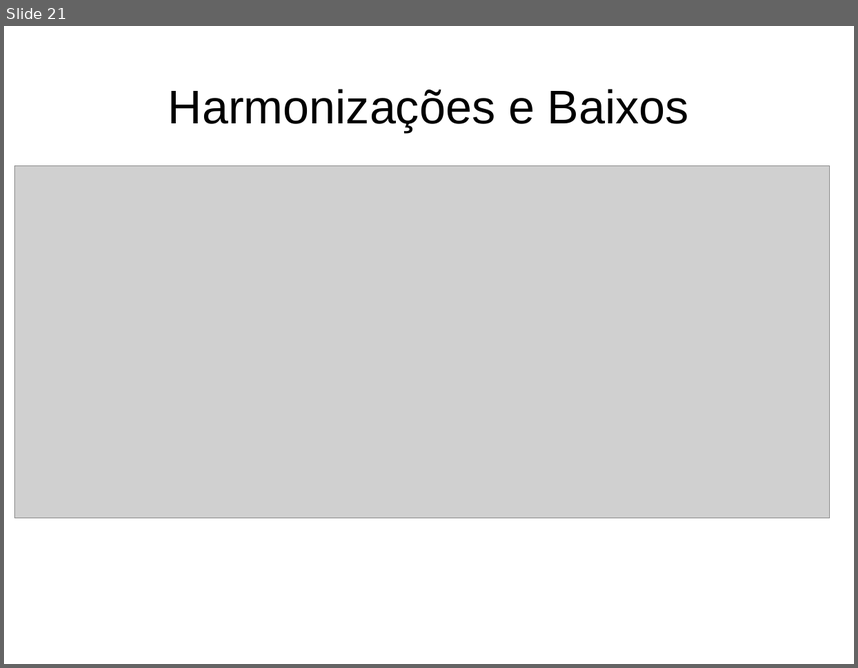
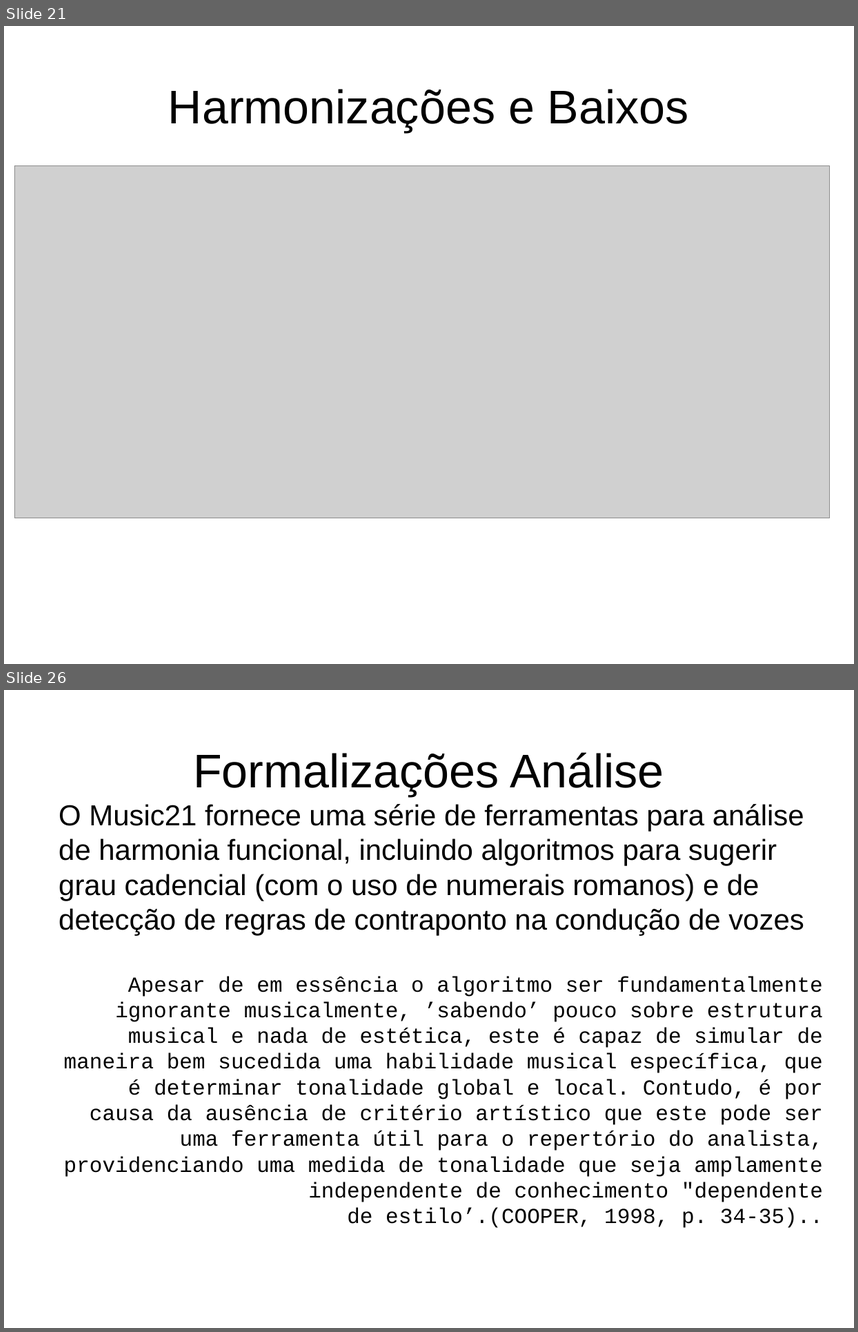
Before and after one commit to glerm/luteria, a slide deck: slides/banca.odp. Shown one above the other, each under a label of ours: slide 21 before the commit, slides 21 and 26 after it; the slides between them are not shown. The pictures are 858x668 and 858x1332 pixels, drawn with LibreOffice and Linux fonts; fonts in the diff are those of the drawing; grey boxes stand for pictures. Boxes give left, top, right and bottom in pixels: in the first picture for what was removed or moved away, otherwise in the second. Text is boxed around its words. In the diff, an @@ line names an element or a change of style, - is before the commit and + after.

```diff
--- a/slides/banca.odp
+++ b/slides/banca.odp
@@ slide 26 added at (4,690,854,1328), background #FFFFFF @@
@@ title added at (193,752,664,796), 44 pt, text #000000 @@
+Formalizações Análise
@@ subtitle added at (59,804,823,1228), 20 pt, text #000000 @@
+O Music21 fornece uma série de ferramentas para análise de harmonia funcional, incluindo algoritmos para sugerir grau cadencial (com o uso de numerais romanos) e de detecção de regras de contraponto na condução de vozes
+Apesar de em essência o algoritmo ser fundamentalmente ignorante musicalmente, ’sabendo’ pouco sobre estrutura musical e nada de estética, este é capaz de simular de maneira bem sucedida uma habilidade musical específica, que é determinar tonalidade global e local. Contudo, é por causa da ausência de critério artístico que este pode ser uma ferramenta útil para o repertório do analista, providenciando uma medida de tonalidade que seja amplamente independente de conhecimento "dependente
+de estilo’.(COOPER, 1998, p. 34-35)..
```
Also in this commit, not shown: 19 other slides added, 2 other files.
